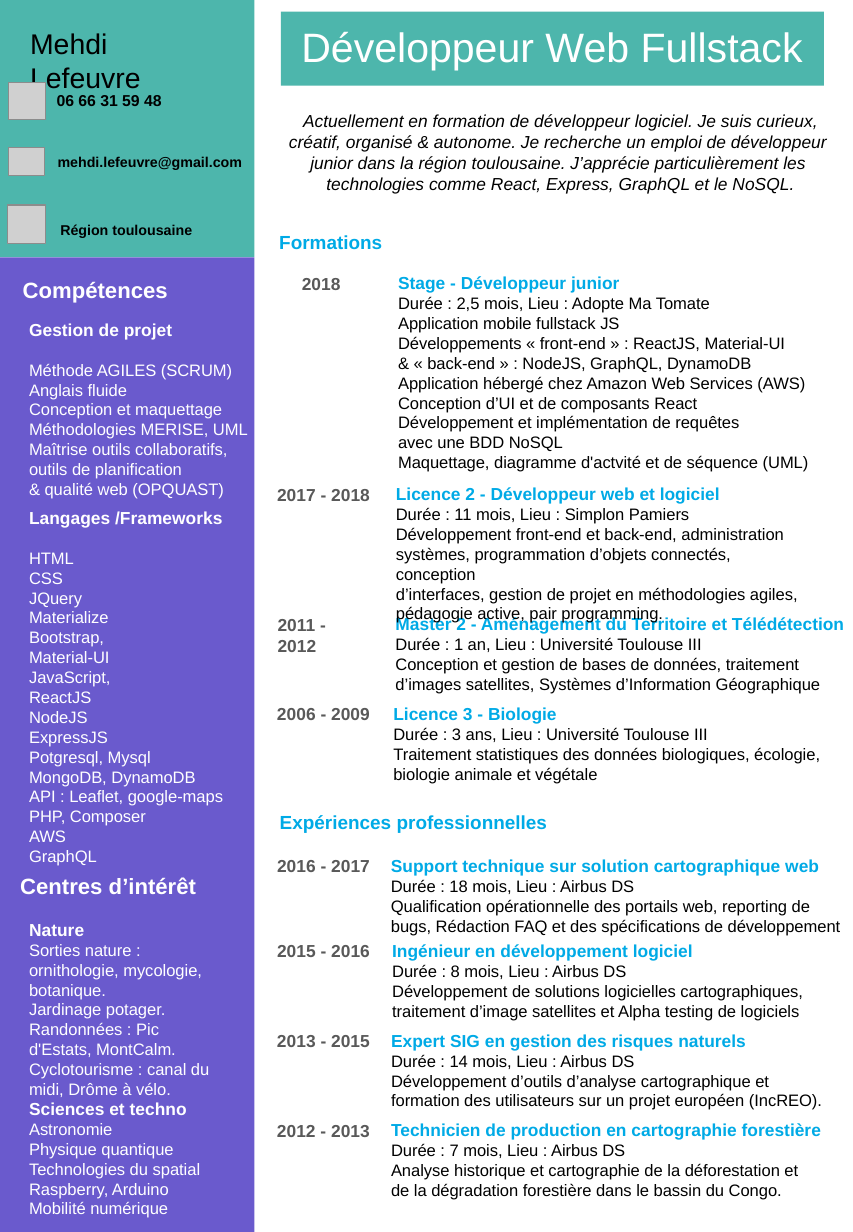
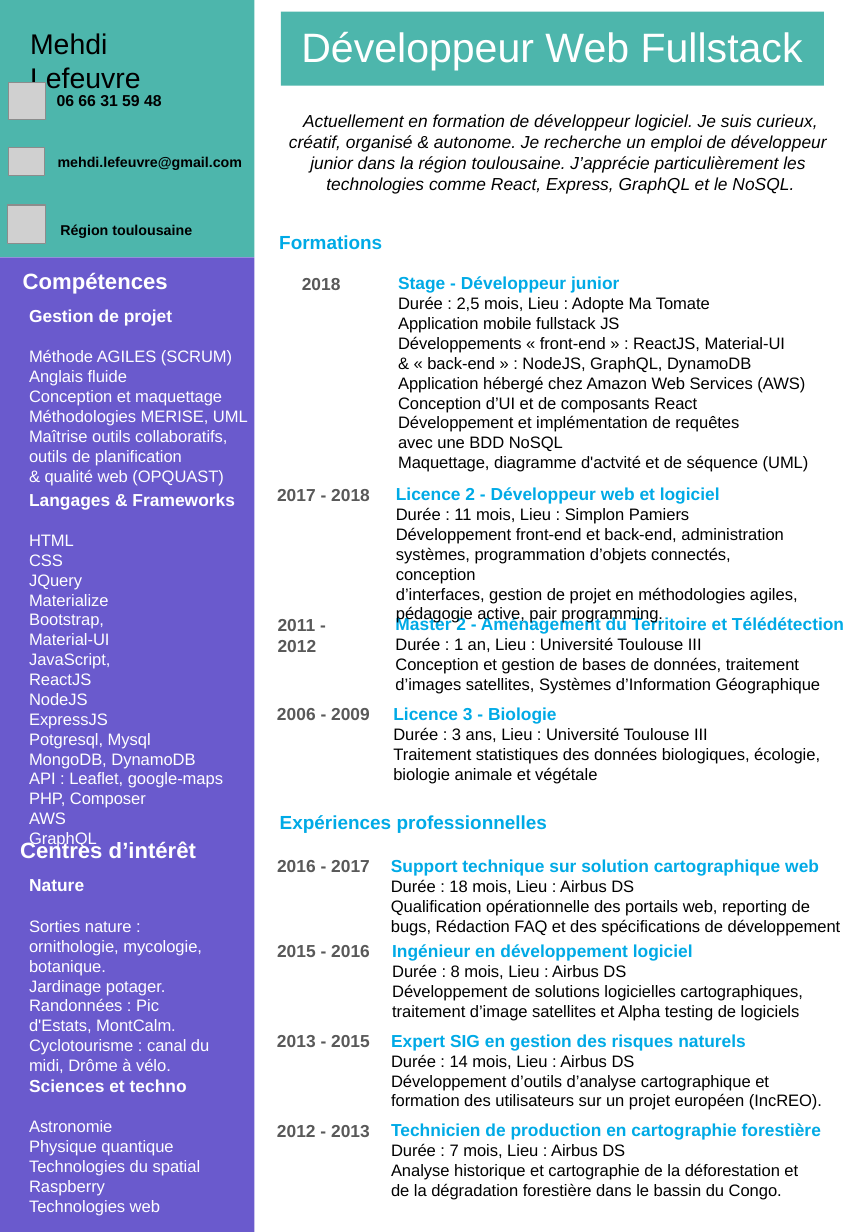
Before and after one commit to Sh3nr0n/CV_RWD_ML, a slide deck: slide 1 of doc/Mehdi_LEFEUVRE.odp. Drawn at 853x1232 pixels with LibreOffice and Linux fonts; fonts in the diff are those of the drawing; grey boxes stand for pictures; background and template pictures are left out. Boxes give left, top, right and bottom in pixels: in the first picture for what was removed or moved away, otherwise in the second. Text is boxed around its words. In the diff, an @@ line names an element or a change of style, - is before the commit and + after.

```diff
--- a/doc/Mehdi_LEFEUVRE.odp
+++ b/doc/Mehdi_LEFEUVRE.odp
@@ text "Compétences": place and size @@
-text "Compétences" at bbox=[23, 282, 168, 303]
+text "Compétences" at bbox=[23, 273, 168, 294]
@@ text "Gestion de projet": place and size @@
-text "Gestion de projet" at bbox=[29, 323, 248, 498]
+text "Gestion de projet" at bbox=[29, 309, 248, 485]
@@ text "Langages & Frameworks": place and size @@
-text "Langages & Frameworks" at bbox=[29, 511, 223, 866]
+text "Langages & Frameworks" at bbox=[29, 493, 235, 848]
@@ text at bbox=[29, 493, 235, 510]: text changed @@
-Langages /Frameworks
+Langages & Frameworks
@@ text "Centres d’intérêt": place and size @@
-text "Centres d’intérêt" at bbox=[20, 877, 196, 894]
+text "Centres d’intérêt" at bbox=[20, 841, 196, 858]
@@ text "Nature" rewrapped from bbox=[29, 924, 209, 1097] to bbox=[29, 879, 209, 1073] @@
@@ text "Sciences et techno": place and size @@
-text "Sciences et techno" at bbox=[29, 1102, 201, 1218]
+text "Sciences et techno" at bbox=[29, 1079, 201, 1215]
@@ text at bbox=[29, 1180, 160, 1215]: text changed @@
-Raspberry, Arduino
-Mobilité numérique
+Raspberry
+Technologies web
```
Also in this commit, not shown: 2 other files.
